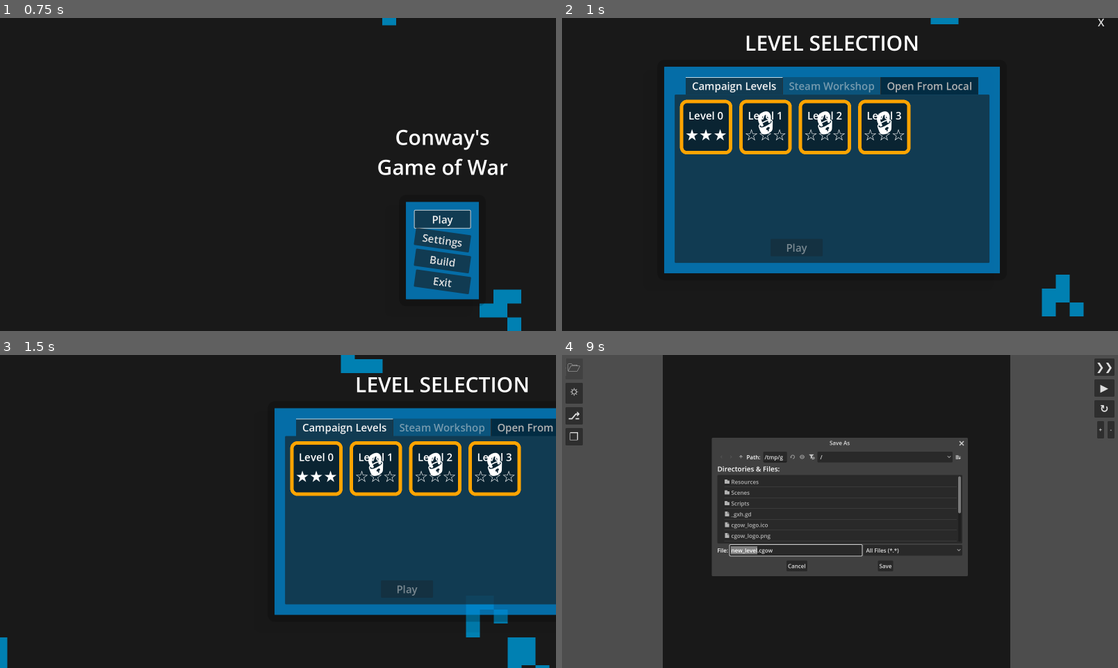
Above: before the commit, frames 1-4 (two rows, left to right).
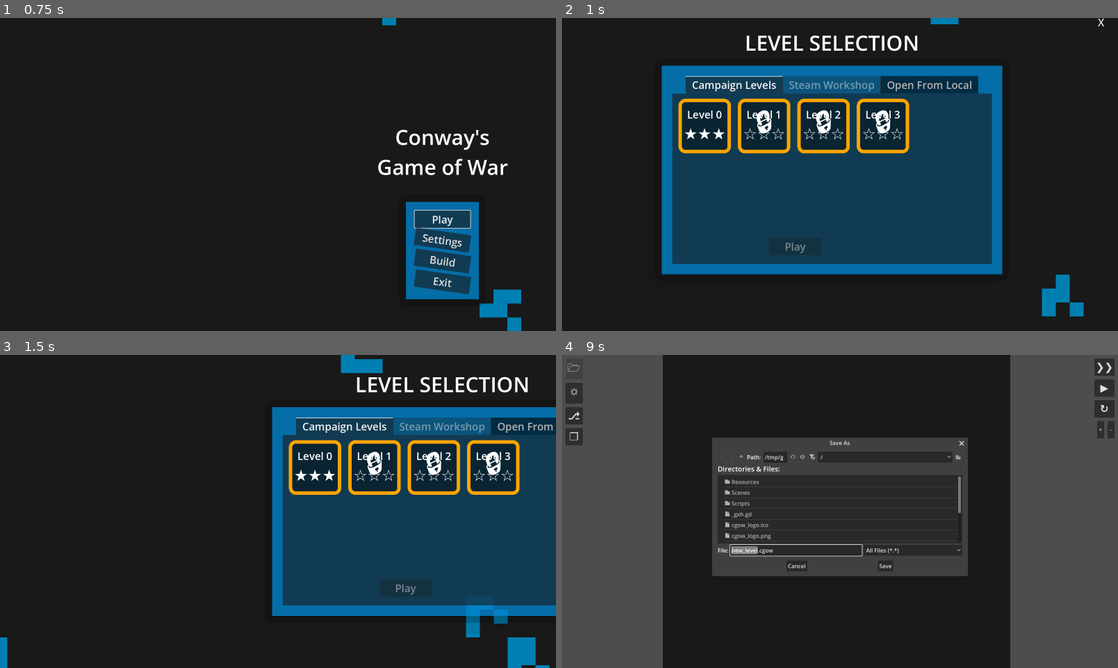
Above: after the commit, the same moments.

Repository: HUG-DEALR/conways_gow
Game: Godot game, scene res://Scenes/world.tscn
Two runs of this game, one before a commit and one after it. Both use one fixed random seed, a clock stepped at 60 frames per second and the inputs below.
Inputs:
- Up to frame 1 (0.75 s): click "Settings" at 0.5 s
- Up to frame 2 (1 s): no input
- Up to frame 3 (1.5 s): click "X" at 1.25 s
- Up to frame 4 (9 s): click "Build" at 2 s; click "❯❯" at 2.75 s; click "◼" at 3.5 s; click "▶" at 4.25 s; click "↻" at 5 s; click "Clear All" at 5.75 s; click "-" at 6.5 s; click "+" at 7.25 s; click "🗁" at 8 s; click "Save As" at 8.75 s

Frame 1 is identical in both runs. In frame 2, 5.3% of the frame differs, in the area x 17-80%, y 15-82%; in frame 3, 4.4%; in frame 4, 0.5%.

Commit message:
level info visible in load level before clicking play, level info is now saved in memory in 2 different dicts, one for live editing, one for load state

Diff:
--- a/Scenes/Menus/levels_menu.tscn
+++ b/Scenes/Menus/levels_menu.tscn
@@ -51,7 +51,7 @@
 theme_override_constants/margin_bottom = 5
 
 [node name="TabContainer" type="TabContainer" parent="PanelContainer/MarginContainer"]
-custom_minimum_size = Vector2(902, 515)
+custom_minimum_size = Vector2(920, 540)
 layout_mode = 2
 theme_override_font_sizes/font_size = 30
 tab_alignment = 1
@@ -374,6 +374,10 @@
 vertical_alignment = 1
 autowrap_mode = 3
 
+[node name="VSeparator2" type="VSeparator" parent="PanelContainer/MarginContainer/TabContainer/Campaign_Levels"]
+modulate = Color(1, 1, 1, 0)
+layout_mode = 2
+
 [node name="Steam_Workshop" type="HBoxContainer" parent="PanelContainer/MarginContainer/TabContainer"]
 visible = false
 layout_mode = 2
@@ -393,13 +397,18 @@
 alignment = 1
 metadata/_tab_index = 2
 
+[node name="VSeparator2" type="VSeparator" parent="PanelContainer/MarginContainer/TabContainer/Load_From_Local"]
+modulate = Color(1, 1, 1, 0)
+layout_mode = 2
+
 [node name="VBoxContainer" type="VBoxContainer" parent="PanelContainer/MarginContainer/TabContainer/Load_From_Local"]
 layout_mode = 2
+size_flags_horizontal = 3
 theme_override_constants/separation = 15
 alignment = 1
 
 [node name="MarginContainer" type="MarginContainer" parent="PanelContainer/MarginContainer/TabContainer/Load_From_Local/VBoxContainer"]
-custom_minimum_size = Vector2(700, 400)
+custom_minimum_size = Vector2(0, 400)
 layout_mode = 2
 
 [node name="Open_from_local" type="Button" parent="PanelContainer/MarginContainer/TabContainer/Load_From_Local/VBoxContainer/MarginContainer"]
@@ -411,7 +420,6 @@
 text = "Open a Level from Local"
 
 [node name="HBoxContainer" type="HBoxContainer" parent="PanelContainer/MarginContainer/TabContainer/Load_From_Local/VBoxContainer"]
-visible = false
 layout_mode = 2
 size_flags_horizontal = 4
 theme_override_constants/separation = 20
@@ -436,8 +444,8 @@
 layout_mode = 2
 
 [node name="VBoxContainer2" type="VBoxContainer" parent="PanelContainer/MarginContainer/TabContainer/Load_From_Local"]
-visible = false
-layout_mode = 2
+layout_mode = 2
+size_flags_horizontal = 10
 
 [node name="Level_Name" type="Label" parent="PanelContainer/MarginContainer/TabContainer/Load_From_Local/VBoxContainer2"]
 custom_minimum_size = Vector2(200, 0)
@@ -445,6 +453,7 @@
 theme_override_font_sizes/font_size = 30
 horizontal_alignment = 1
 vertical_alignment = 1
+autowrap_mode = 3
 
 [node name="Level_Rating" type="Label" parent="PanelContainer/MarginContainer/TabContainer/Load_From_Local/VBoxContainer2"]
 custom_minimum_size = Vector2(200, 0)
@@ -452,6 +461,7 @@
 theme_override_font_sizes/font_size = 30
 horizontal_alignment = 1
 vertical_alignment = 1
+autowrap_mode = 3
 
 [node name="Level_Description" type="Label" parent="PanelContainer/MarginContainer/TabContainer/Load_From_Local/VBoxContainer2"]
 custom_minimum_size = Vector2(200, 0)
@@ -460,6 +470,10 @@
 horizontal_alignment = 1
 vertical_alignment = 1
 autowrap_mode = 3
+
+[node name="VSeparator" type="VSeparator" parent="PanelContainer/MarginContainer/TabContainer/Load_From_Local"]
+modulate = Color(1, 1, 1, 0)
+layout_mode = 2
 
 [node name="Back" type="Button" parent="."]
 custom_minimum_size = Vector2(50, 50)
@@ -492,4 +506,5 @@
 
 [connection signal="pressed" from="PanelContainer/MarginContainer/TabContainer/Campaign_Levels/VBoxContainer/HBoxContainer/Play" to="." method="_on_campaign_play_pressed"]
 [connection signal="pressed" from="PanelContainer/MarginContainer/TabContainer/Load_From_Local/VBoxContainer/MarginContainer/Open_from_local" to="." method="_on_open_from_local_pressed"]
+[connection signal="pressed" from="PanelContainer/MarginContainer/TabContainer/Load_From_Local/VBoxContainer/HBoxContainer/Play" to="." method="_on_play_open_from_local_pressed"]
 [connection signal="pressed" from="Back" to="." method="_on_back_pressed"]
--- a/Scripts/Global.gd
+++ b/Scripts/Global.gd
@@ -7,6 +7,7 @@
 # Pressing reset in play reverts to loaded info
 # Victory and defeat mutually exclusive
 # Gen number is saved with outcome
+# Delink triggers when level inactive
 
 var alive_colour: Color = Color(0.0,0.5,0.7,1.0)
 var dead_colour: Color = Color(0.1,0.1,0.1,1.0)
--- a/Scripts/levels_menu.gd
+++ b/Scripts/levels_menu.gd
@@ -54,15 +54,25 @@
 	Global.world_scene.button_signal("main")
 
 func _on_campaign_play_pressed() -> void:
-	if selected_level_id:
+	if selected_level_id: # This needs to be changed to be similar to _on_play_open_from_local_pressed()
 		Global.world_scene.button_signal("play")
 		var level_data: Array = levels_dict.get(selected_level_id)
 		Global.world_scene.populate_cells(level_data[0], level_data[1], true)
 
 func _on_open_from_local_pressed() -> void:
-	await Global.world_scene.open_level_from_local(false, true)
-	Global.world_scene.button_signal("play")
-#	load_from_local_play_button.disabled = false
-#	load_from_local_level_name_info_tab.text = Global.world_scene.level_info_dict["level_name"]
-#	load_from_local_level_description_info_tab.text = Global.world_scene.level_info_dict["level_description"]
-#	load_from_local_level_rating_info_tab.text = "☆☆☆"
+	await Global.world_scene.open_level_from_local(false, true, false)
+#	Global.world_scene.button_signal("play")
+	load_from_local_play_button.disabled = false
+	load_from_local_level_name_info_tab.text = Global.world_scene.pre_loaded_level_info_dict["level_name"]
+	load_from_local_level_description_info_tab.text = Global.world_scene.pre_loaded_level_info_dict["level_description"]
+	var completion_rating_string: String = ""
+	var completion_rating_array: Array = Global.world_scene.pre_loaded_level_info_dict["completion_rating"]
+	for i in completion_rating_array.size(): # Should always be 3
+		if completion_rating_array[i]:
+			completion_rating_string += "★"
+		else:
+			completion_rating_string += "☆"
+	load_from_local_level_rating_info_tab.text = completion_rating_string
+
+func _on_play_open_from_local_pressed() -> void:
+	Global.world_scene.button_signal("populate_then_play")
--- a/Scripts/world.gd
+++ b/Scripts/world.gd
@@ -42,6 +42,10 @@
 	"completion_rating": [false, false, false], # This is the best co,pletion rating across runs
 	"current_rating": [false, false, false], # This is completion rating in current run
 }
+var pre_loaded_level_info_dict: Dictionary = {
+	# Level info goes here before the world becomes populated by it
+	# After population, level info is copied to level_info_dict
+}
 var trigger_zone_id_itterator: int = 0
 var active_directory: String = ""
 
@@ -256,19 +260,6 @@
 
 func clear_zones() -> void:
 	clear_zones_called.emit()
-#	await get_tree().process_frame
-	# Zones remove themselves from the level_info_dict
-	# The following code is vestigial and a back up just in case a zone failed to connect the signal
-#	for zone in level_info_dict["no_build_zones"]:
-#		if zone is Polygon2D:
-#			zone.self_destruct()
-#	for zone in level_info_dict["can_build_zones"]:
-#		if zone is Polygon2D:
-#			zone.self_destruct()
-#	for zone in level_info_dict["trigger_zones"]:
-#		if zone is Polygon2D:
-#			zone.self_destruct()
-	# I'm keep this extra code for now because signals haven't worked perfectly in the past
 
 func get_cell_type(cell_index: int) -> String:
 	if level_info_dict["live_cells"].has(cell_index):
@@ -408,6 +399,9 @@
 			game_camera.position = (cell_size + cell_margin) * level_info_dict["grid_dimensions"]/2.0
 			game_camera.zoom = Vector2.ONE * 2.0
 			game_camera.make_current()
+		"populate_then_play": # Only for when level data has been set to the pre_loaded_level_info_dict
+			full_populate_level(pre_loaded_level_info_dict, true)
+			button_signal("play")
 
 # File functions
 func open_level_from_local(skip_directory_prompt: bool = false, prevent_zone_editing: bool = false, populate_level: bool = true) -> bool:
@@ -421,21 +415,18 @@
 	if loaded_file:
 		active_directory = open_from_directory
 		menus.get("Build_menu").file_name_label.text = active_directory.get_file()
+		loaded_file["level_name"] = active_directory.get_file().get_basename().c_escape().capitalize()
 		menus.get("Build_menu").reset_to_saved_button.disabled = false
 	else:
 		print("Could not open file: " + open_from_directory + "\n" + loaded_file)
 		return false
-#	populate_cells(loaded_file.get("grid_dimensions"), loaded_file.get("live_cells"), true)
-#	level_info_dict = loaded_file
-#	populate_zones(loaded_file.get("can_build_zones"), loaded_file.get("no_build_zones"), loaded_file.get("trigger_zones"), true, prevent_zone_editing)
-#	populate_logic_terms(loaded_file.get("logic_menu_structure"))
-#	if repair_current_file_missing_parameters():
-#		print("Loaded file was missing parameters" + "\n" + "Missing parameters have been filled with default values")
 
 	print("Missing parameters in loaded file:" + "\n" + str(repair_current_file_missing_parameters()) + "\n" + "Missing parameters are automatically filled with default values")
 
 	if populate_level:
 		full_populate_level(loaded_file, prevent_zone_editing)
+	else:
+		pre_loaded_level_info_dict = loaded_file
 
 	return true
 
@@ -456,6 +447,7 @@
 	active_directory = await Global.prompt_user_for_file_path()
 	if active_directory.get_extension() != "cgow":
 		active_directory += ".cgow"
+	level_data["level_name"] = active_directory.get_file().get_basename().c_escape().capitalize()
 	Global.save_to_file(level_data, active_directory)
 	menus.get("Build_menu").reset_to_saved_button.disabled = false
 
